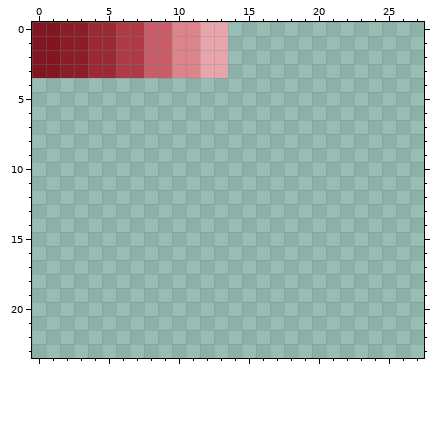
Two versions of one pixel-art file, asset/colors.aseprite. This is how it looked before the edit.
256x256 pixels, 1 frame. Shown: x 0..27, y 0..23.
Now the later version:
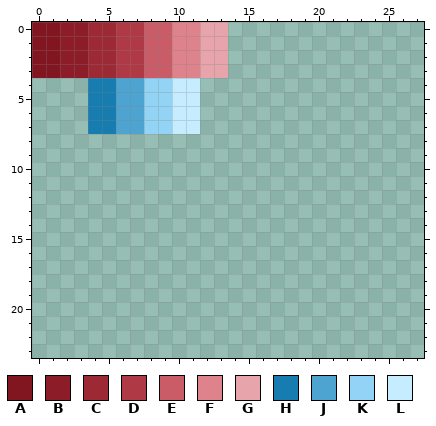
Palette (. is transparent): A #811520  B #8c1d28  C #9d2934  D #af3a45  E #c95c67  F #de828b  G #e8a4ab  H #177cb0  J #4ea4d0  K #93d4f6  L #c6ecff
From old to new:
@@ x 2..13 @@
  3 BBCCDDEEFFGG
- 4 ............
- 5 ............
- 6 ............
- 7 ............
+ 4 ..HHJJKKLL..
+ 5 ..HHJJKKLL..
+ 6 ..HHJJKKLL..
+ 7 ..HHJJKKLL..
  8 ............
Pixel boxes of the changes (left, top, right, bottom) in both pictures:
added: (88, 78, 200, 134)
